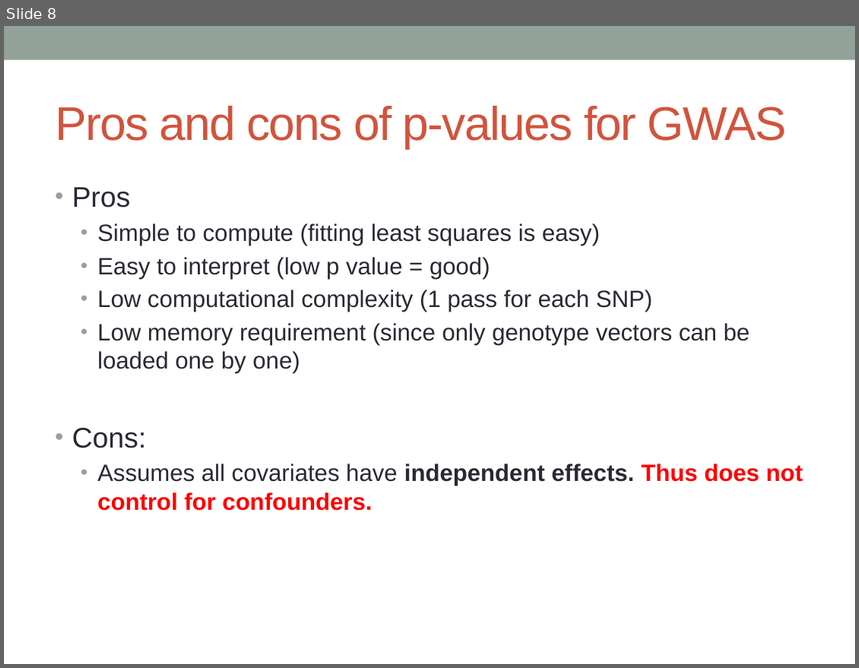
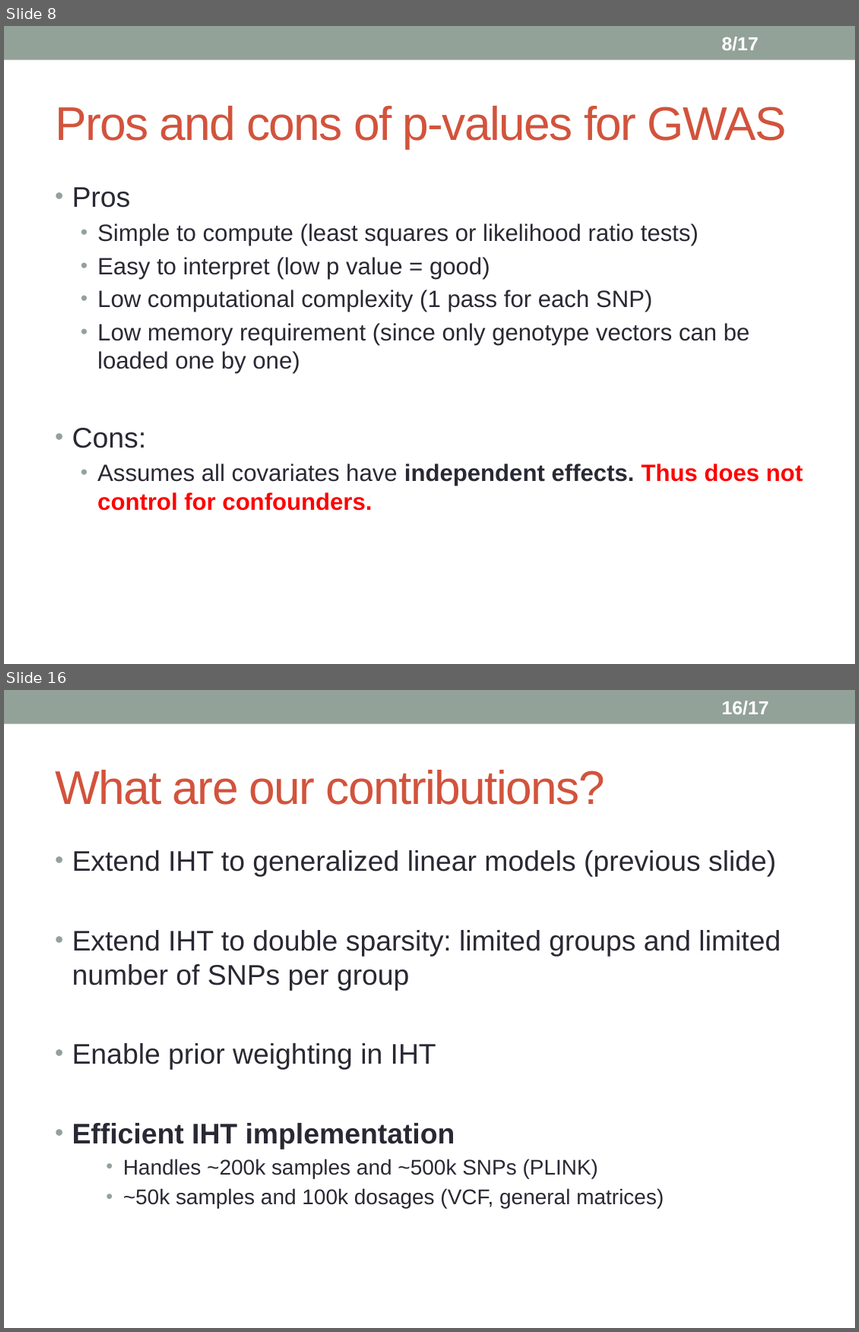
Before and after one commit to biona001/public-talks, a slide deck: QCBio luncheon 2020/Presentation1.pptx. Shown one above the other, each under a label of ours: slide 8 before the commit, slides 8 and 16 after it; the slides between them are not shown. The pictures are 859x668 and 859x1332 pixels, drawn with LibreOffice and Linux fonts; fonts in the diff are those of the drawing. Boxes give left, top, right and bottom in pixels: in the first picture for what was removed or moved away, otherwise in the second. Text is boxed around its words. In the diff, an @@ line names an element or a change of style, - is before the commit and + after.

```diff
--- a/QCBio luncheon 2020/Presentation1.pptx
+++ b/QCBio luncheon 2020/Presentation1.pptx
@@ slide 16 added at [4,690,855,1328], background #FFFFFF; not listed: 1 template element that a slide beside it also shows @@
@@ page number added at [722,701,769,715], 16 pt, text #FFFFFF, bold @@
+16/17
@@ title added at [55,770,605,805], 40 pt, text #D2533C @@
+What are our contributions?
@@ text added at [72,850,781,1208], 24 pt, text #292934 @@
+• Extend IHT to generalized linear models (previous slide)
+• Extend IHT to double sparsity: limited groups and limited number of SNPs per group
+• Enable prior weighting in IHT
+• Efficient IHT implementation
+    • Handles ~200k samples and ~500k SNPs (PLINK)
+    • ~50k samples and 100k dosages (VCF, general matrices)
@@ slide 8 changed as well @@
@@ page number added at [722,37,759,51], 16 pt, text #FFFFFF, bold @@
+8/17
@@ text at [97,224,699,246]: text changed @@
-  • Simple to compute (fitting least squares is easy)
+  • Simple to compute (least squares or likelihood ratio tests)
```
Also in this commit, not shown: 8 other slides changed, 6 other slides added, 2 slides removed, 1 other file.
